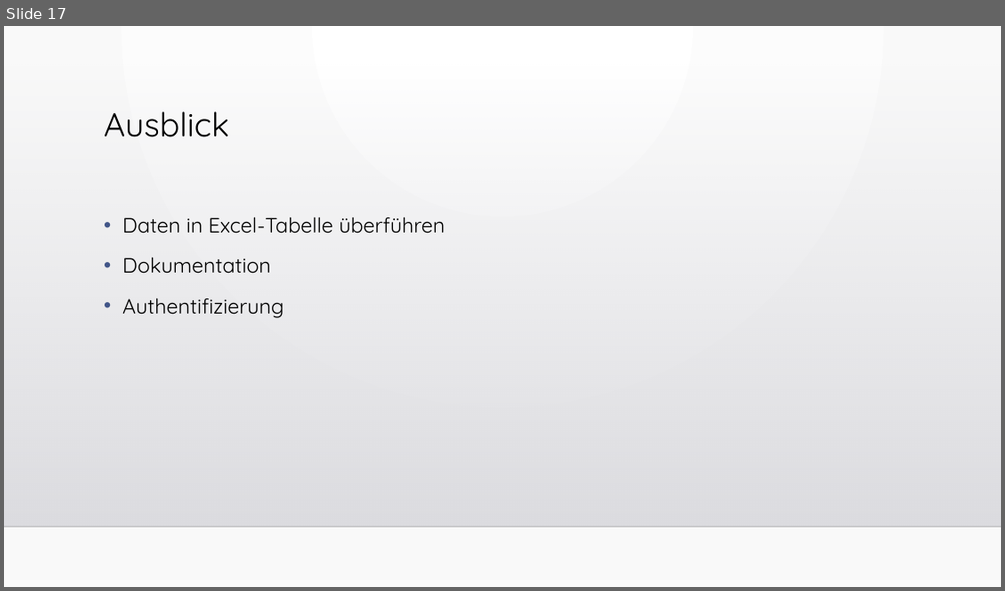
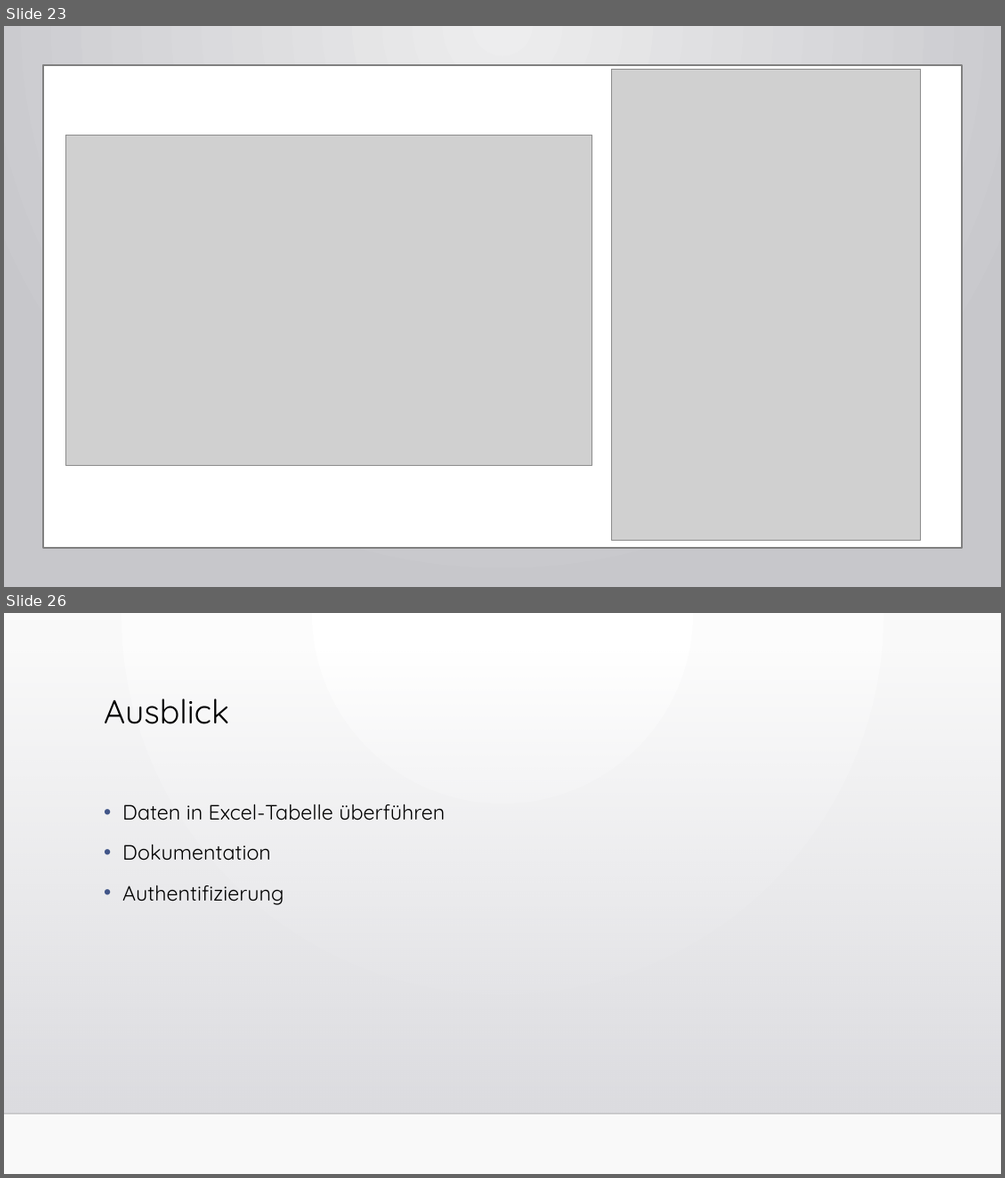
Before and after one commit to WebEngineering18/Pr-sentation, a slide deck: Fragebogen zum Status der Bauqualität.pptx. Shown one above the other, each under a label of ours: slide 17 before the commit, slides 23 and 26 after it; the slides between them are not shown. The pictures are 1005x591 and 1005x1178 pixels, drawn with LibreOffice and Linux fonts; fonts in the diff are those of the drawing; grey boxes stand for pictures; background and template pictures are left out. Boxes give left, top, right and bottom in pixels: in the first picture for what was removed or moved away, otherwise in the second. Text is boxed around its words. In the diff, an @@ line names an element or a change of style, - is before the commit and + after.

```diff
--- a/Fragebogen zum Status der Bauqualität.pptx
+++ b/Fragebogen zum Status der Bauqualität.pptx
@@ slide 23 added at box(4, 26, 1001, 587), background gradient #EDEDEE to #C8C8CB; not listed: 2 template elements that a slide beside it also shows @@
@@ rectangle added at box(4, 26, 1001, 587), fill gradient #EDEDEE to #C8C8CB @@
@@ rectangle added at box(43, 66, 962, 548), fill #FFFFFF, outline #808080 1.75 pt @@
@@ picture added at box(611, 70, 921, 540) @@
@@ picture added at box(65, 135, 591, 466) @@
@@ rectangle added at box(4, 192, 1001, 527), fill gradient #DCDCE0 @@
@@ picture added at box(4, 527, 1001, 587) @@
@@ line added from (4, 527) to (1001, 527), #000001 1 pt @@
@@ what was slide 17 is now slide 26 @@
```
Also in this commit, not shown: 8 other slides added, 3 other files.
